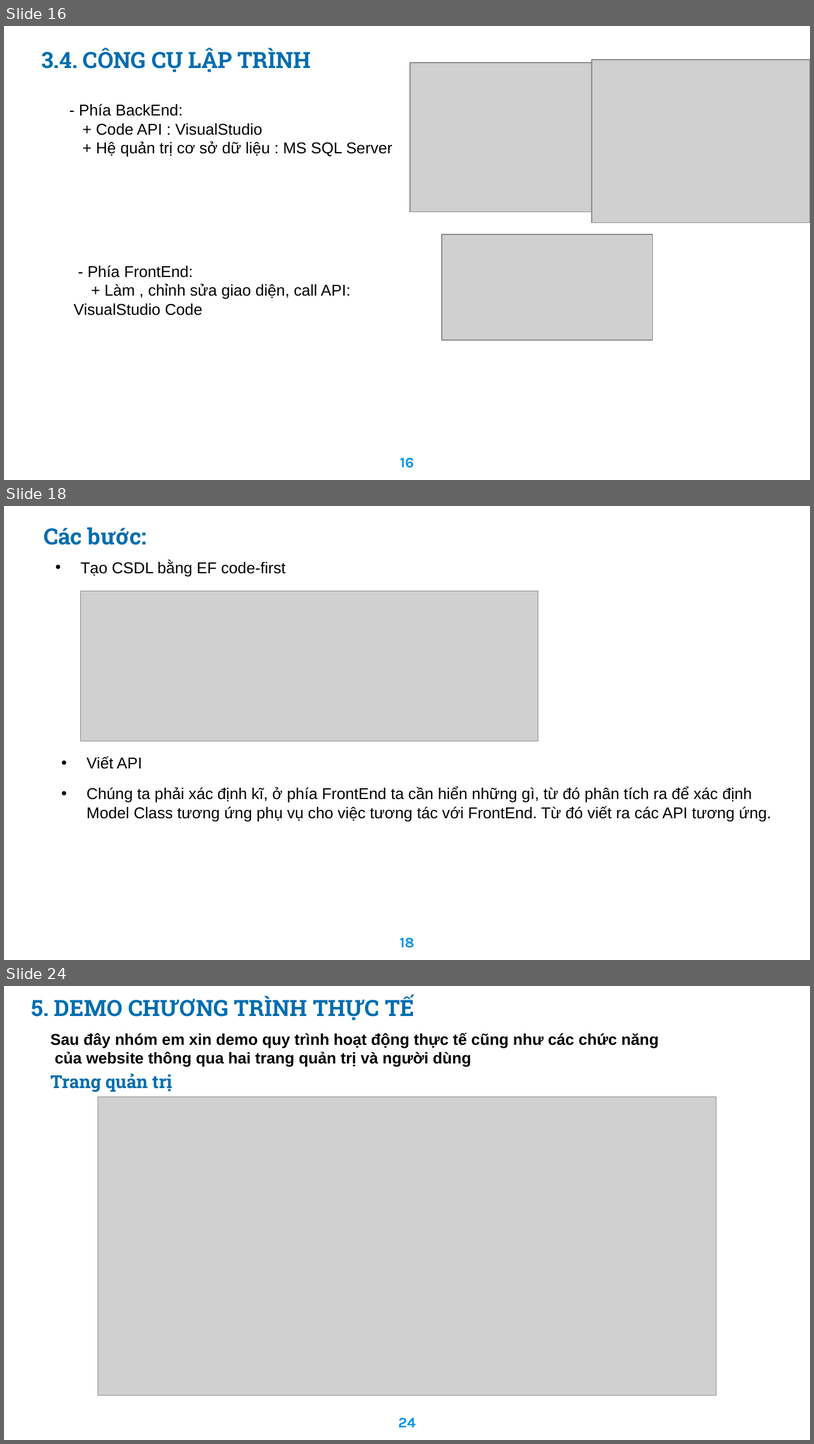
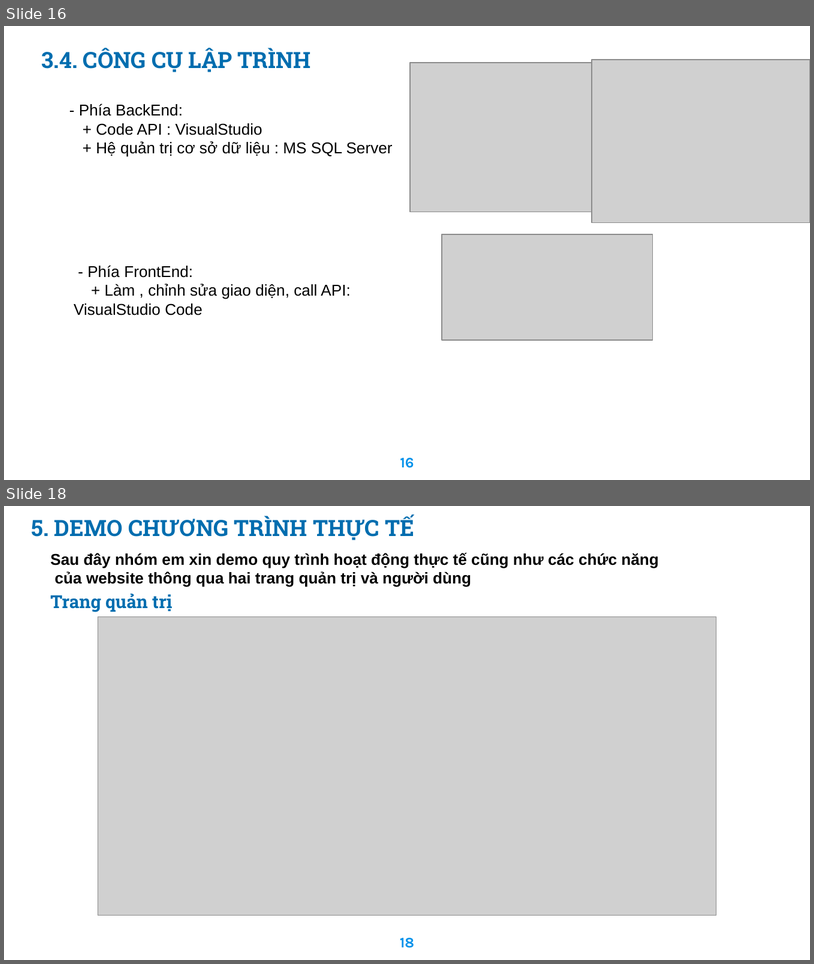
Before and after one commit to haitran2000/Ecommerce-Fashion-Website, a slide deck: Do An Tot Nghiep.pptx. Shown one above the other, each under a label of ours: slides 16, 18 and 24 before the commit, slides 16 and 18 after it; the slides between them are not shown. The pictures are 814x1444 and 814x964 pixels, drawn with LibreOffice and Linux fonts; fonts in the diff are those of the drawing; grey boxes stand for pictures; background and template pictures are left out. Boxes give left, top, right and bottom in pixels: in the first picture for what was removed or moved away, otherwise in the second. Text is boxed around its words. In the diff, an @@ line names an element or a change of style, - is before the commit and + after.

```diff
--- a/Do An Tot Nghiep.pptx
+++ b/Do An Tot Nghiep.pptx
@@ slide 18 removed at (4,506,810,960), background picture (left out) @@
@@ text removed at (44,527,147,545) @@
-Các bước:
@@ text removed at (81,561,286,577) @@
-• Tạo CSDL bằng EF code-first
@@ picture removed at (81,591,539,741) @@
@@ text removed at (87,756,142,769) @@
-• Viết API
@@ text removed at (87,786,772,821) @@
-• Chúng ta phải xác định kĩ, ở phía FrontEnd ta cần hiển những gì, từ đó phân tích ra để xác định Model Class tương ứng phụ vụ cho việc tương tác với FrontEnd. Từ đó viết ra các API tương ứng.
@@ page number removed at (400,937,414,948) @@
-18
@@ what was slide 24 is now slide 18 @@
@@ page number at (400,937,414,948): text changed @@
-24
+18
```
Also in this commit, not shown: 4 slides changed, 5 other slides removed, 16 other files.
